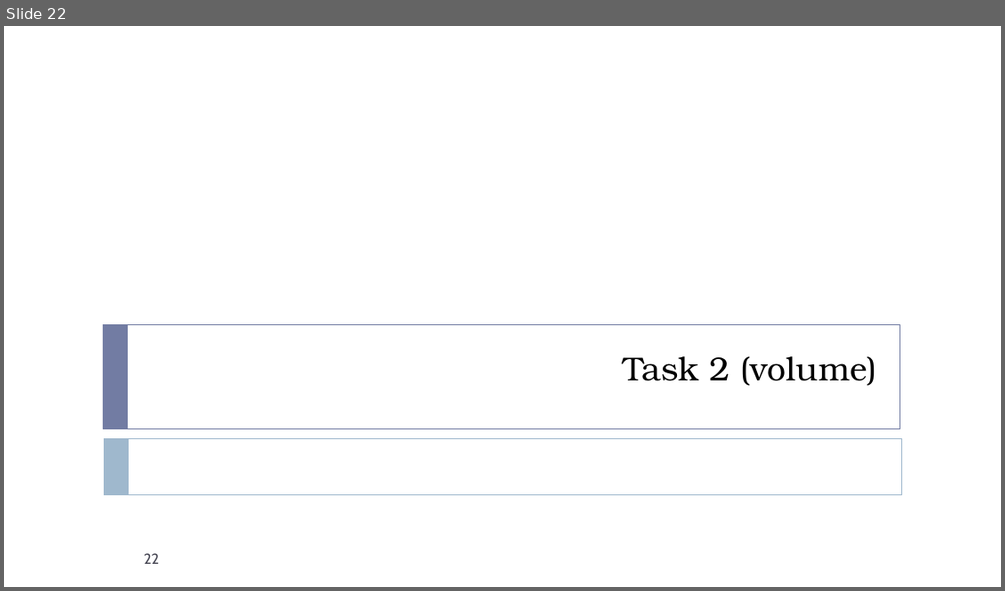
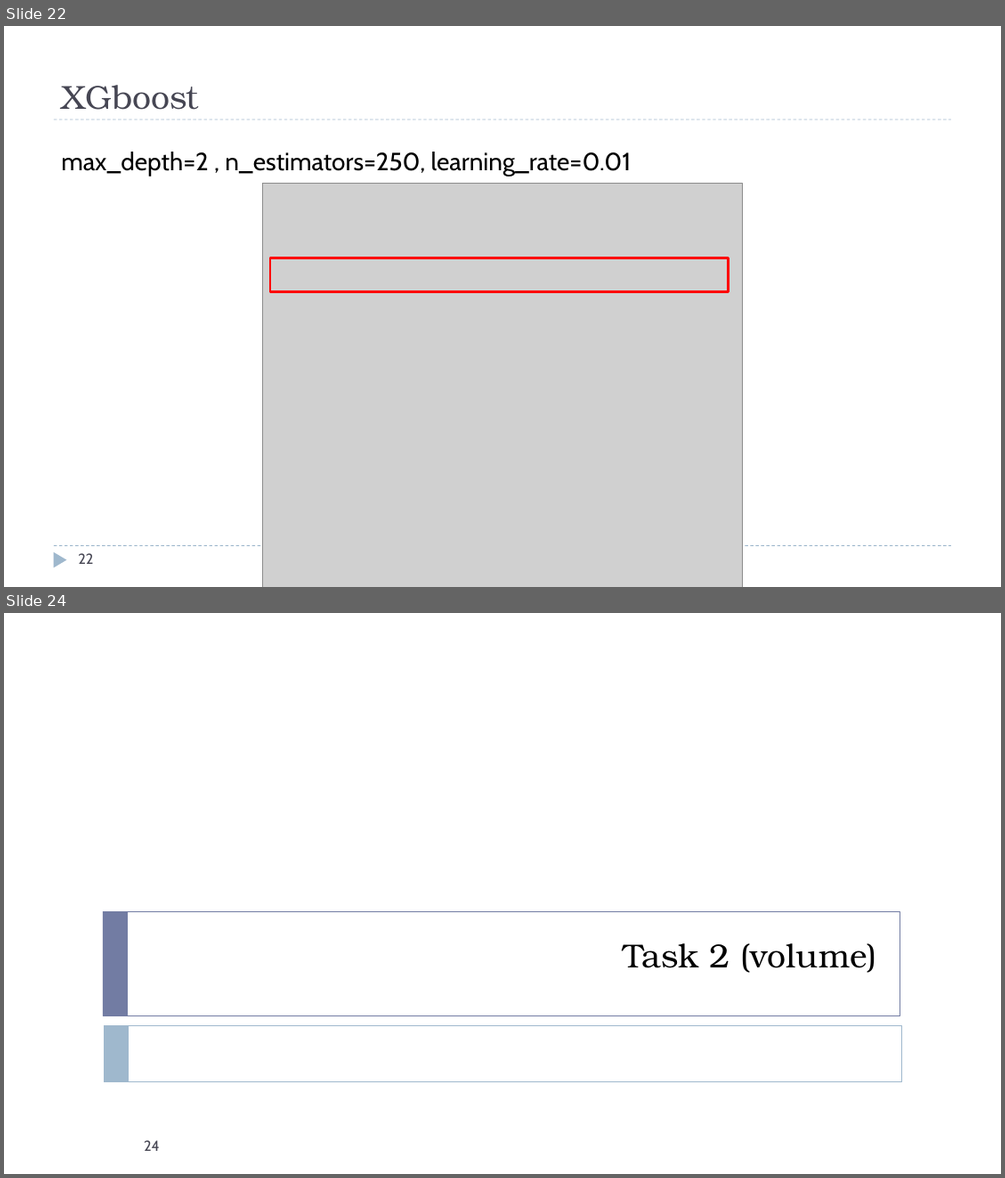
Before and after one commit to ntust-csie-islab/106-NN-homework1, a slide deck: M10507302/陳昶儒-周鴻汶-王仁緯-KDD-cup-2017.pptx. Shown one above the other, each under a label of ours: slide 22 before the commit, slides 22 and 24 after it; the slides between them are not shown. The pictures are 1005x591 and 1005x1178 pixels, drawn with LibreOffice and Linux fonts; fonts in the diff are those of the drawing; grey boxes stand for pictures. Boxes give left, top, right and bottom in pixels: in the first picture for what was removed or moved away, otherwise in the second. Text is boxed around its words. In the diff, an @@ line names an element or a change of style, - is before the commit and + after.

```diff
--- a/M10507302/陳昶儒-周鴻汶-王仁緯-KDD-cup-2017.pptx
+++ b/M10507302/陳昶儒-周鴻汶-王仁緯-KDD-cup-2017.pptx
@@ slide 22 added at (4, 26, 1001, 587), background #FFFFFF @@
@@ title added at (61, 85, 199, 110), 32 pt, text #464653 @@
+XGboost
@@ line added from (54, 119) to (952, 119), #9FB8CD 0.75 pt dashed @@
@@ text added at (61, 151, 631, 176), 24 pt, text #000000 @@
+max_depth=2 , n_estimators=250, learning_rate=0.01
@@ picture added at (263, 183, 743, 587) @@
@@ rectangle added at (270, 257, 728, 292), outline #FF0000 2.25 pt @@
@@ line added from (54, 546) to (952, 546), #9FB8CD 0.75 pt dashed @@
@@ triangle added at (54, 552, 67, 568), fill #9FB8CD @@
@@ page number added at (78, 553, 93, 564), 14 pt, text #464653 @@
+22
@@ what was slide 22 is now slide 24 @@
@@ page number at (144, 1140, 160, 1151): text changed @@
-22
+24
```
Also in this commit, not shown: 2 slides changed, 1 other slide added.
